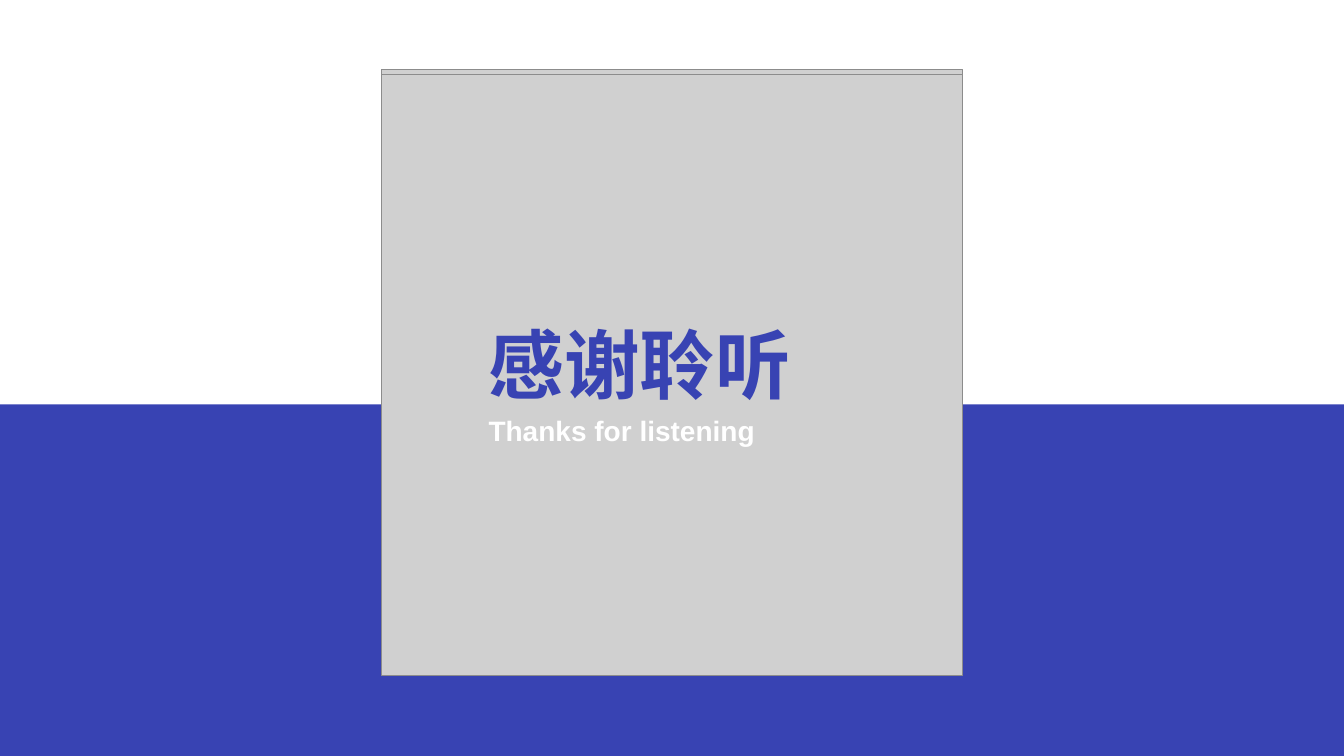
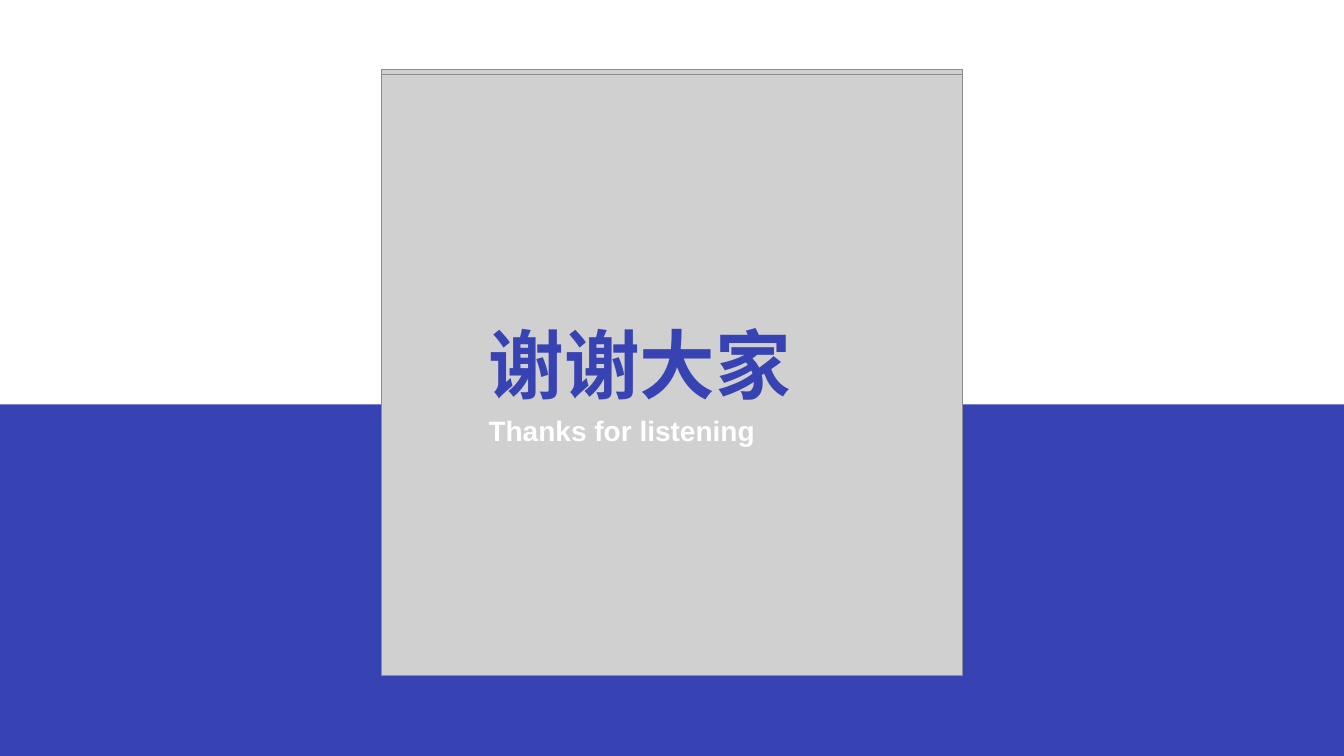
Before and after one commit to sangby/project, a slide deck: slide 14 of document/document/ppt/QG答辩汇报.pptx (slide 10 before the commit). Drawn at 1344x756 pixels with LibreOffice and Linux fonts; fonts in the diff are those of the drawing; grey boxes stand for pictures. Boxes give left, top, right and bottom in pixels: in the first picture for what was removed or moved away, otherwise in the second. Text is boxed around its words. In the diff, an @@ line names an element or a change of style, - is before the commit and + after.

```diff
--- a/document/document/ppt/QG答辩汇报.pptx
+++ b/document/document/ppt/QG答辩汇报.pptx
@@ text at box(489, 328, 791, 400): text changed @@
-感谢聆听
+谢谢大家
```
Also in this commit, not shown: 7 other slides changed, 6 slides added, 2 slides removed, 1 other file.
